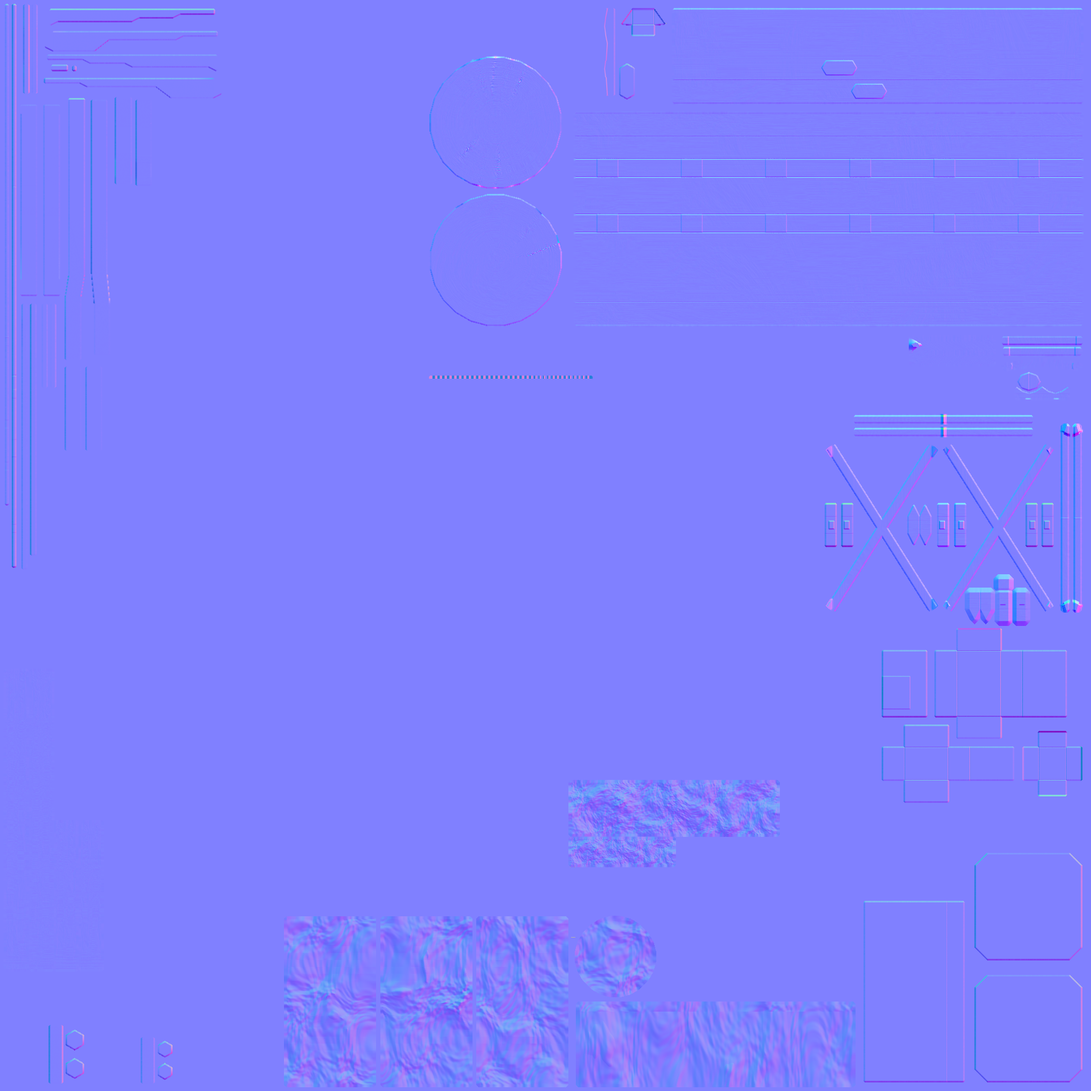
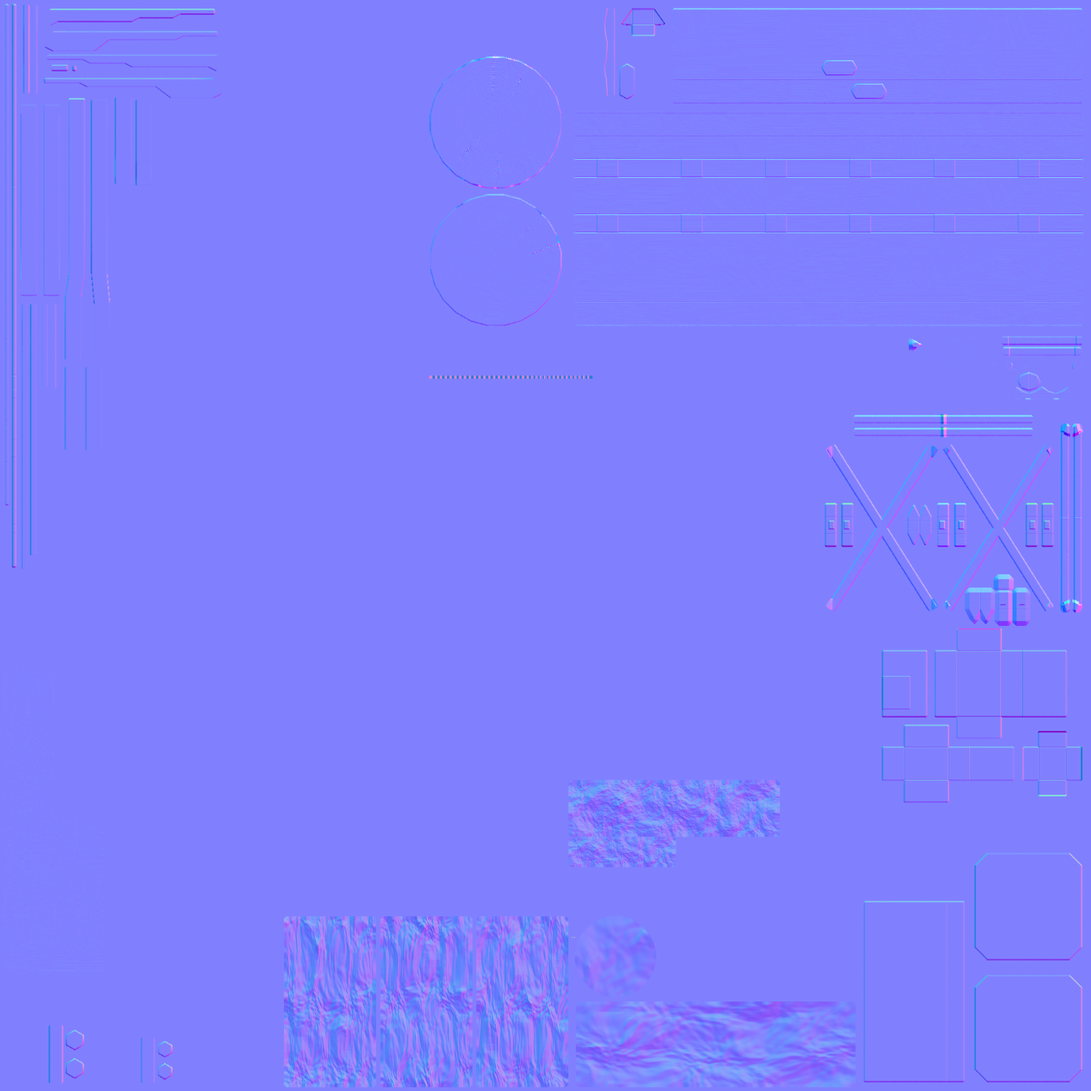
Layer changes from the first 1091 x 1091 image to the second:
painted on "NOM_Upper1_NRM.png" over [284, 916, 856, 1088]
